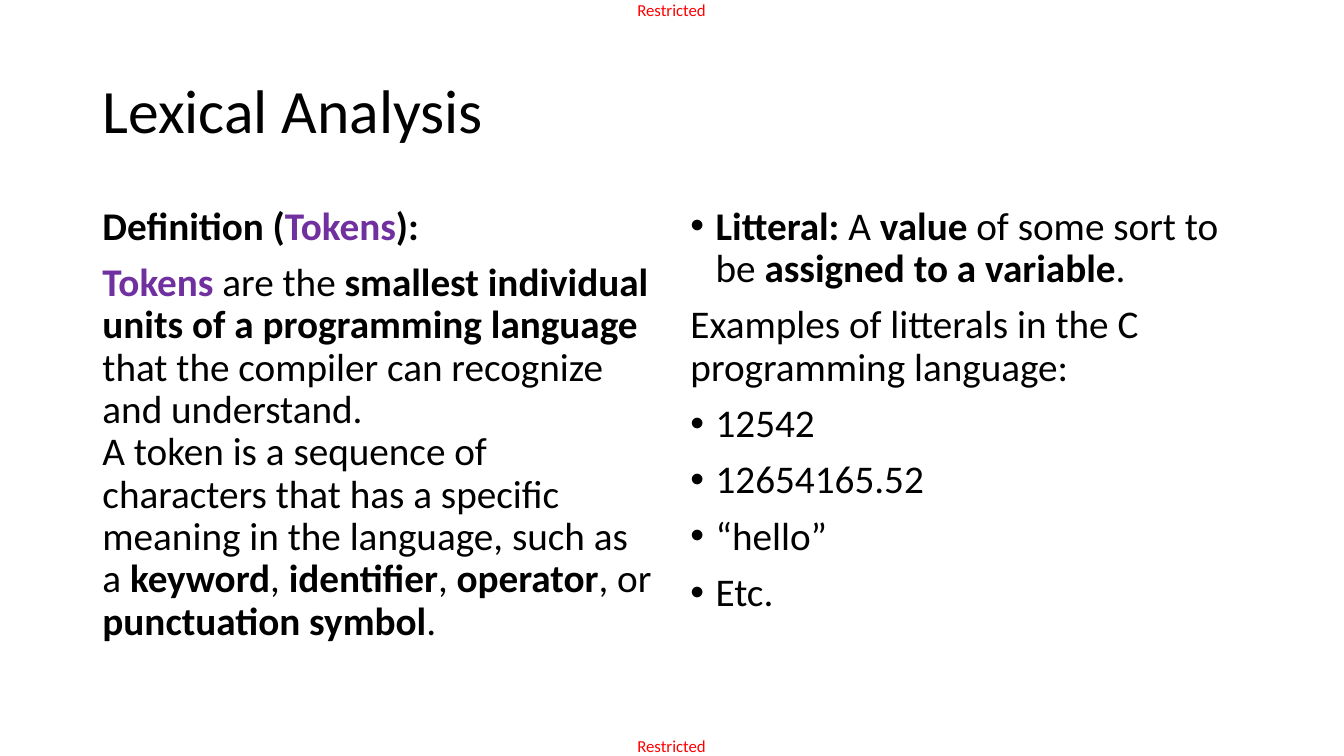
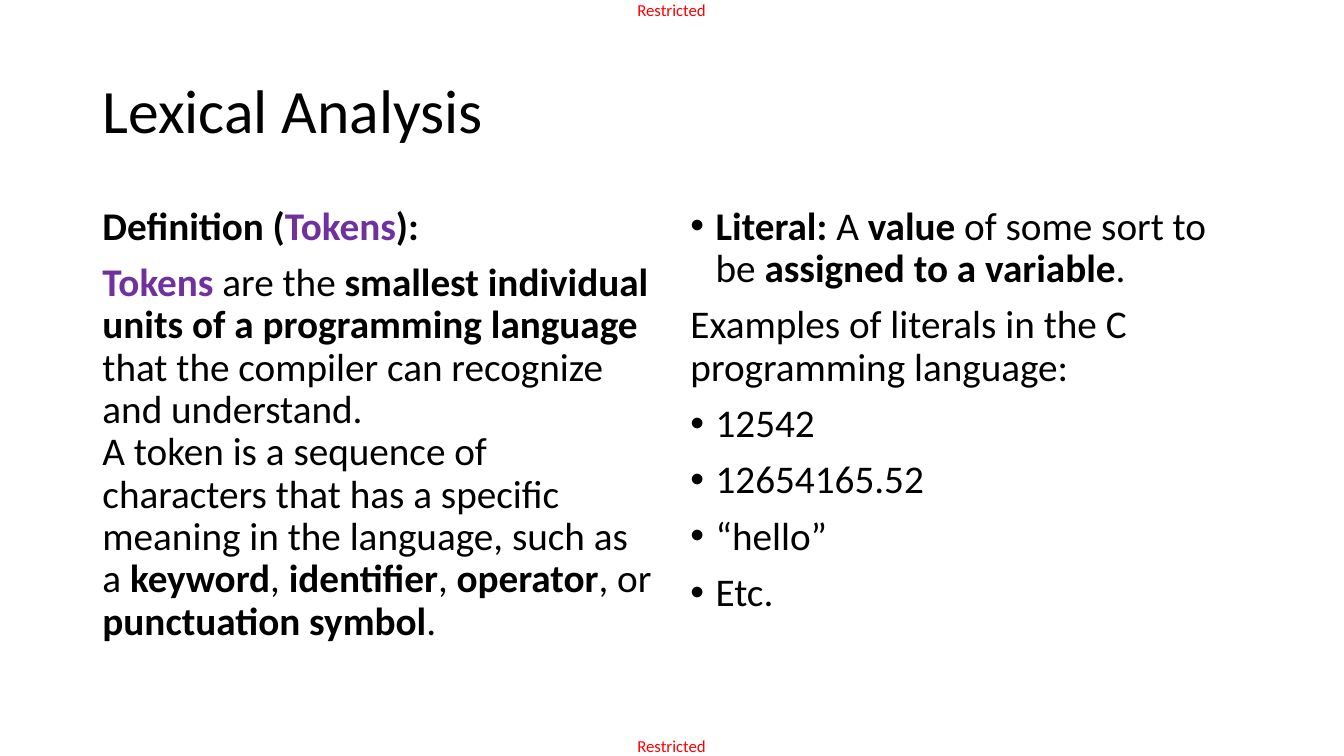
Before and after one commit to matthieudemari/SUTD_PLC_50_051, a slide deck: slide 6 of W9/W9S3/W9S3.pptx. Drawn at 1344x756 pixels with LibreOffice and Linux fonts; fonts in the diff are those of the drawing. Boxes give left, top, right and bottom in pixels: in the first picture for what was removed or moved away, otherwise in the second. Text is boxed around its words. In the diff, an @@ line names an element or a change of style, - is before the commit and + after.

```diff
--- a/W9/W9S3/W9S3.pptx
+++ b/W9/W9S3/W9S3.pptx
@@ text at (690, 212, 1206, 388): text changed @@
-• Litteral: A value of some sort to be assigned to a variable.
-Examples of litterals in the C programming language:
+• Literal: A value of some sort to be assigned to a variable.
+Examples of literals in the C programming language:
```
Also in this commit, not shown: 2 other slides changed, 23 slides added, 1 slide removed, 5 other files.
